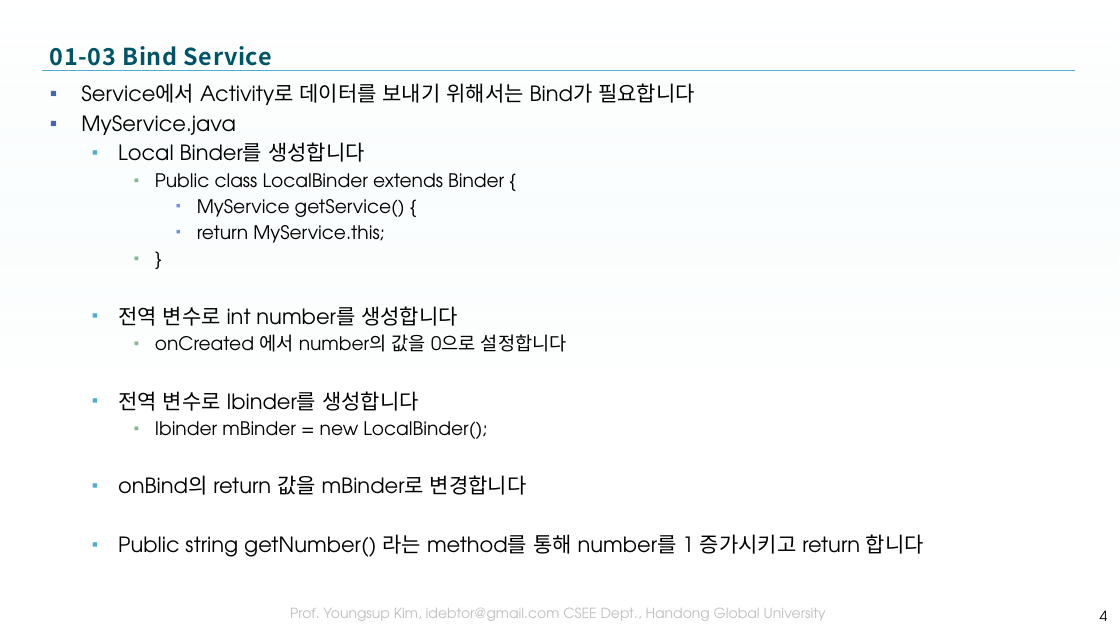
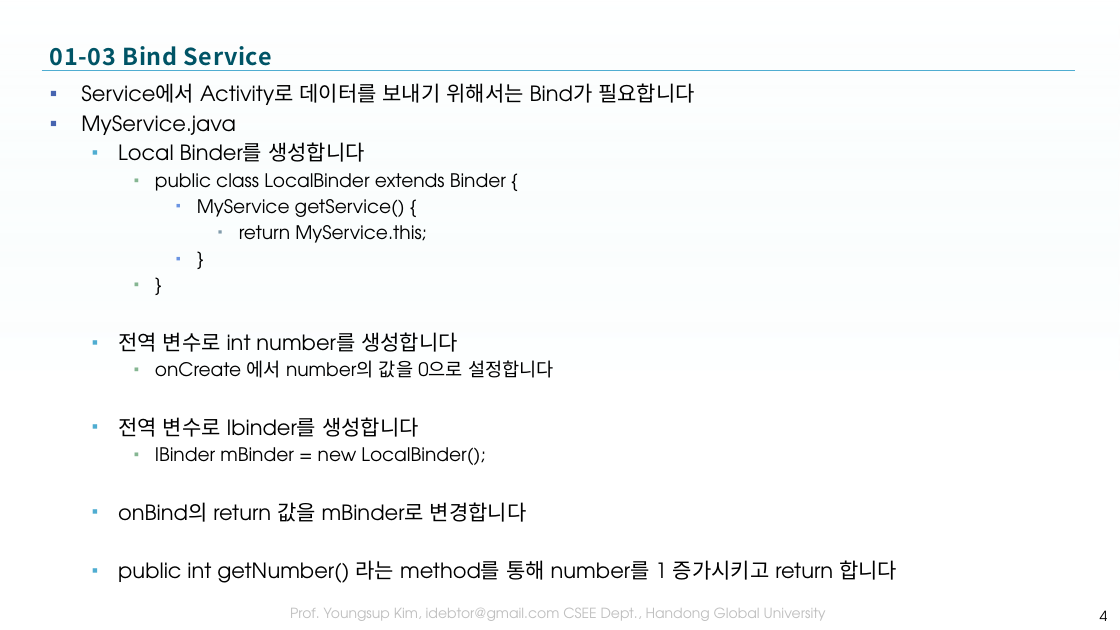
Before and after one commit to tae7841/HuStarAS, a slide deck: slide 4 of ppts/Day_8_Binding.pptx. Drawn at 1120x630 pixels with LibreOffice and Linux fonts; fonts in the diff are those of the drawing; background and template pictures are left out. Boxes give left, top, right and bottom in pixels: in the first picture for what was removed or moved away, otherwise in the second. Text is boxed around its words. In the diff, an @@ line names an element or a change of style, - is before the commit and + after.

```diff
--- a/ppts/Day_8_Binding.pptx
+++ b/ppts/Day_8_Binding.pptx
@@ text at <box>81,83,897,583</box>: paragraph added @@
+    ▪ }
@@ text at <box>155,173,506,191</box>: text changed @@
-    ▪ Public class LocalBinder extends Binder {
+    ▪ public class LocalBinder extends Binder {
@@ text at <box>239,225,427,243</box>: list level 4 to 5 in "return MyService.this;"; bullet colour #6B94E2 to #819BAB; list level 3 to 4 in "}"; bullet colour #85B692 to #6B94E2 @@
@@ text at <box>155,360,554,378</box>: text changed @@
-    ▪ onCreated 에서 number의 값을 0으로 설정합니다
+    ▪ onCreate 에서 number의 값을 0으로 설정합니다
@@ text at <box>155,447,485,465</box>: text changed @@
-    ▪ Ibinder mBinder = new LocalBinder();
+    ▪ IBinder mBinder = new LocalBinder();
@@ text at <box>118,560,897,583</box>: text changed @@
-  ▪ Public string getNumber() 라는 method를 통해 number를 1 증가시키고 return 합니다
+  ▪ public int getNumber() 라는 method를 통해 number를 1 증가시키고 return 합니다
```
Also in this commit, not shown: 2 other slides changed.
